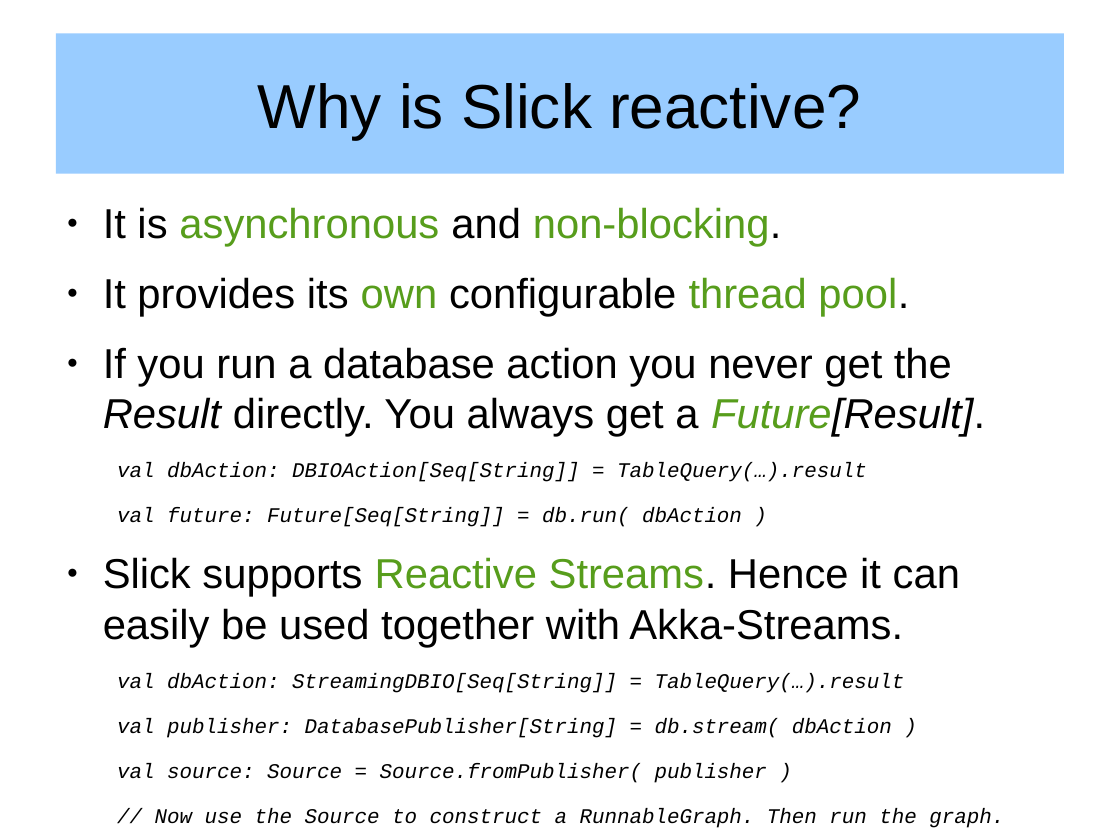
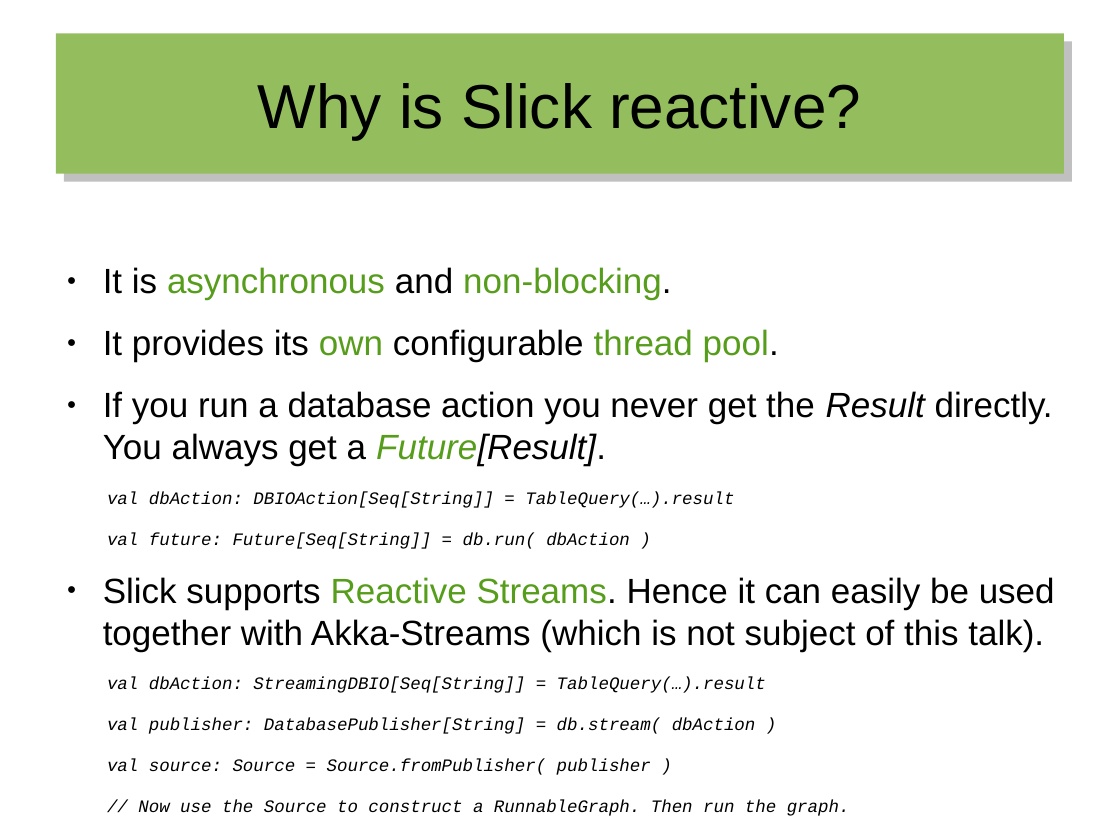
Before and after one commit to hermannhueck/MusicService, a slide deck: slide 9 of Services/MusicService-Play-Scala-Slick-NoAuth/Slides/2016-01-19_Implementing-a-many-to-many-Relationship-with-Slick.odp (slide 8 before the commit). Drawn at 1120x840 pixels with LibreOffice and Linux fonts; fonts in the diff are those of the drawing. Boxes give left, top, right and bottom in pixels: in the first picture for what was removed or moved away, otherwise in the second. Text is boxed around its words. In the diff, an @@ line names an element or a change of style, - is before the commit and + after.

```diff
--- a/Services/MusicService-Play-Scala-Slick-NoAuth/Slides/2016-01-19_Implementing-a-many-to-many-Relationship-with-Slick.odp
+++ b/Services/MusicService-Play-Scala-Slick-NoAuth/Slides/2016-01-19_Implementing-a-many-to-many-Relationship-with-Slick.odp
@@ title "Why is Slick reactive?" at (56,34,1064,174): fill #99CCFF to #94BD5E; shadow on @@
@@ text at (103,267,1053,816): size 29.6 to 24.8 pt in "It is asynchronous and non-blocking.", "It provides its own configurable thread pool.", "If you run a database action you ..."; size 14.8 to 12.4 pt in "val dbAction: DBIOAction[Seq[String]] = TableQuery(…).result", "val future: Future[Seq[String]] = db.run( dbAction )", "val dbAction: StreamingDBIO[Seq[String]] = TableQuery(…).res ...", "val publisher: DatabasePublisher[String] = db.stream( dbActi ..." and 2 more places @@
@@ text at (103,577,1055,652): text changed; size 29.6 to 24.8 pt @@
-● Slick supports Reactive Streams. Hence it can easily be used together with Akka-Streams.
+● Slick supports Reactive Streams. Hence it can easily be used together with Akka-Streams (which is not subject of this talk).
```
Also in this commit, not shown: 22 other slides changed, 1 slide added, 1 other file.
